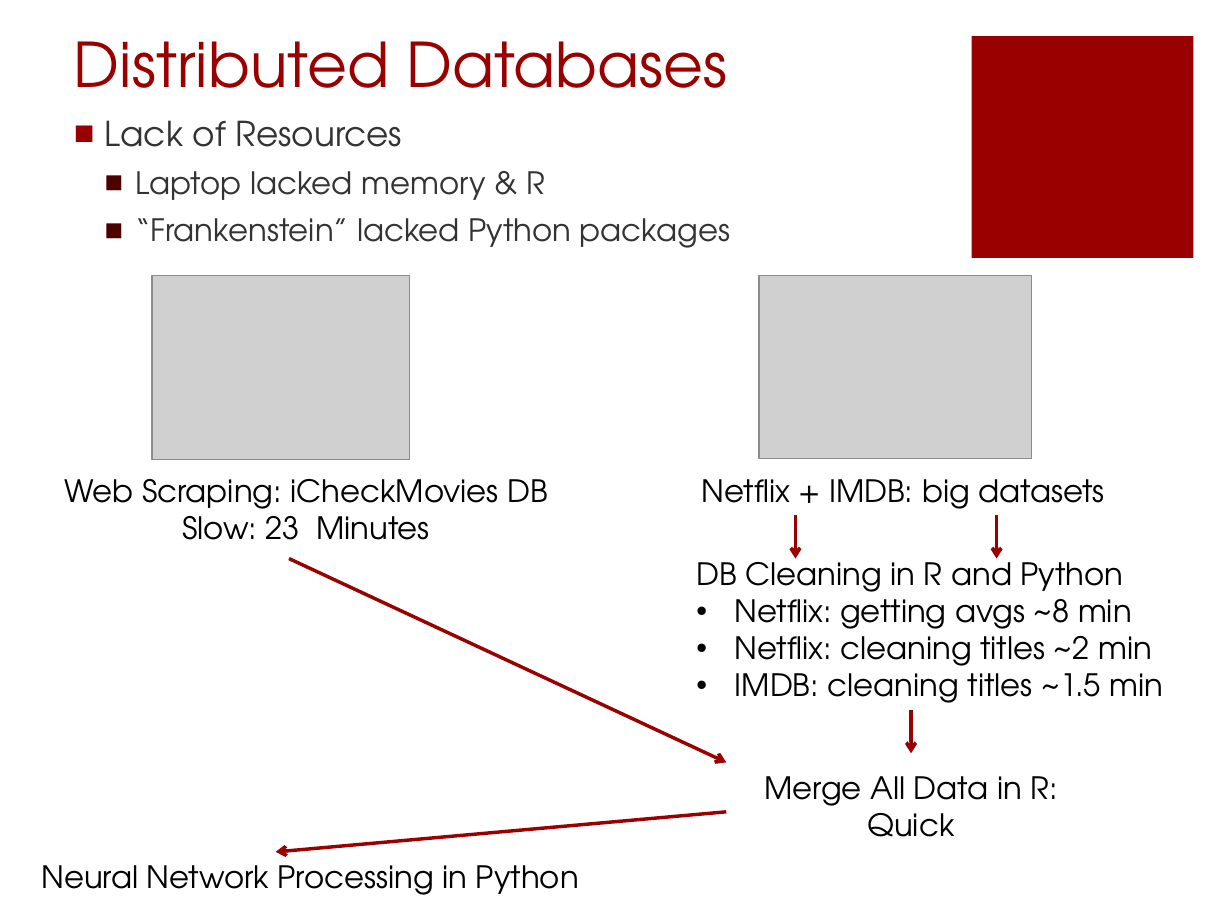
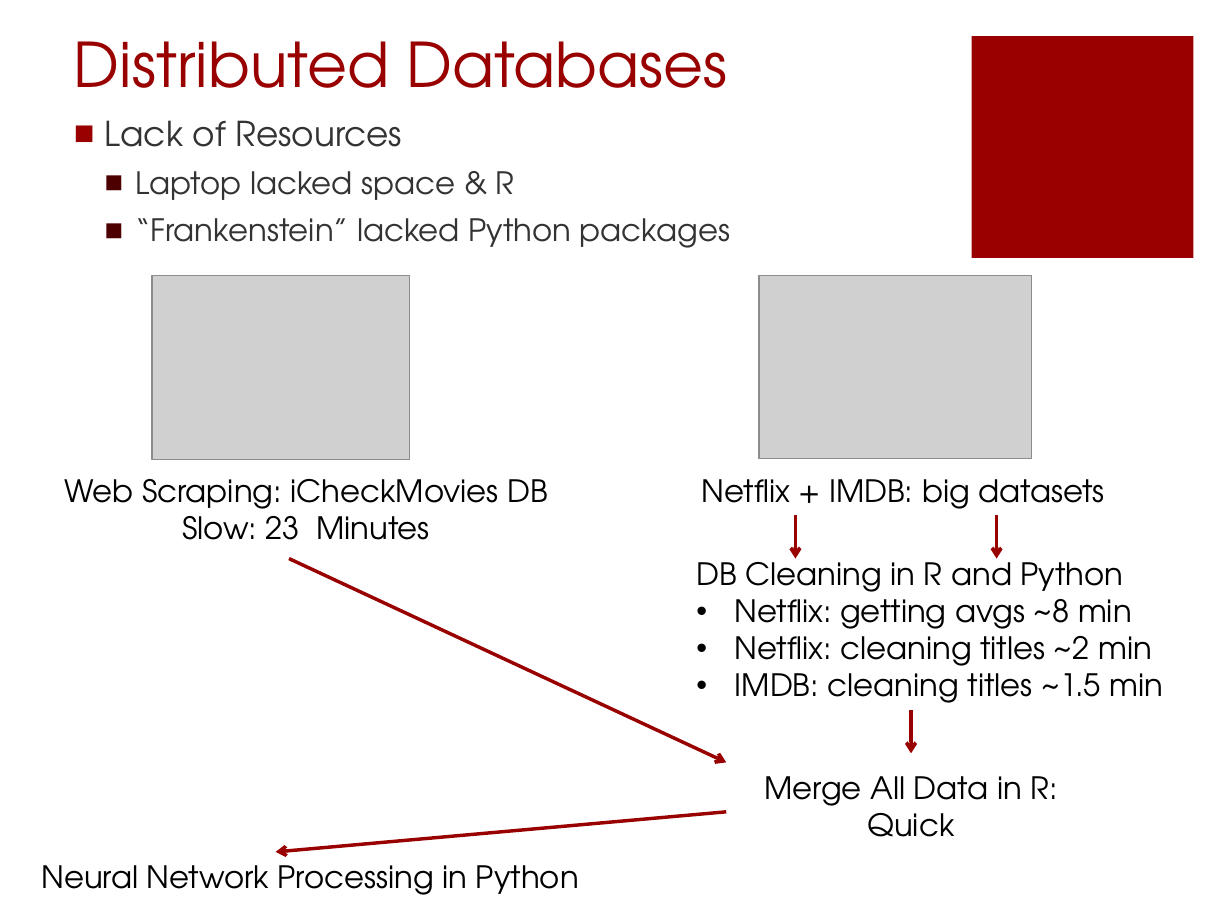
Before and after one commit to scrasmussen/euler-enigma, a slide deck: slide 7 of project/movieML/presentation.pptx. Drawn at 1232x924 pixels with LibreOffice and Linux fonts; fonts in the diff are those of the drawing; grey boxes stand for pictures. Boxes give left, top, right and bottom in pixels: in the first picture for what was removed or moved away, otherwise in the second. Text is boxed around its words. In the diff, an @@ line names an element or a change of style, - is before the commit and + after.

```diff
--- a/project/movieML/presentation.pptx
+++ b/project/movieML/presentation.pptx
@@ text at [136,171,515,200]: text changed @@
-  ■ Laptop lacked memory & R
+  ■ Laptop lacked space & R
```
Also in this commit, not shown: 6 other slides changed, 1 slide added.
